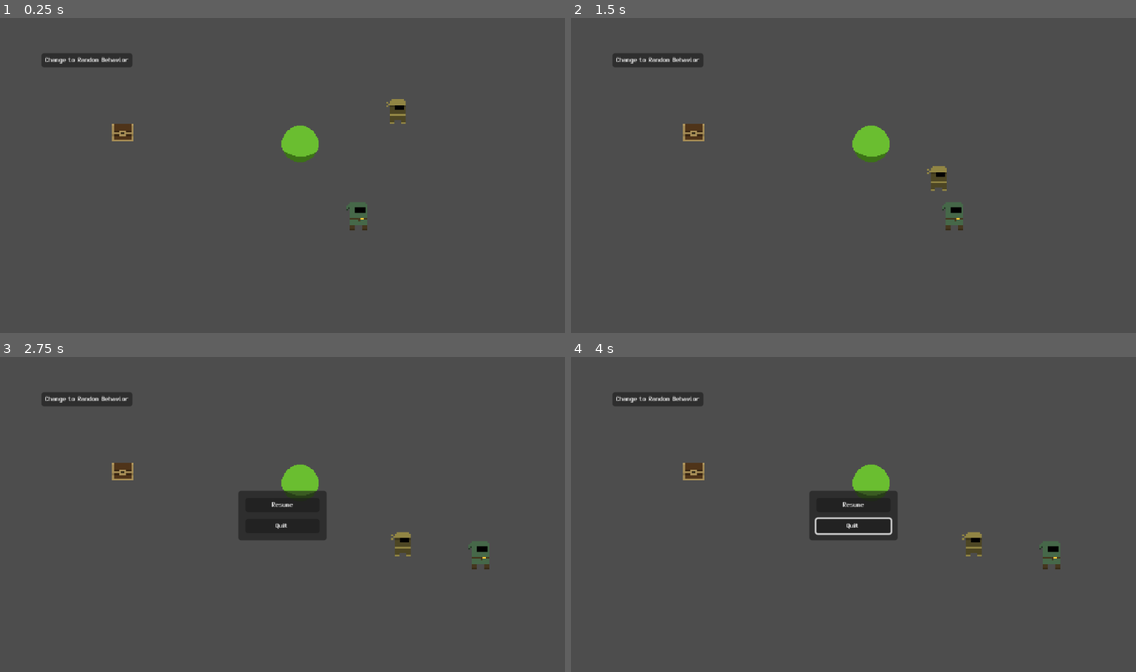
Above: before the commit, frames 1-4 (two rows, left to right).
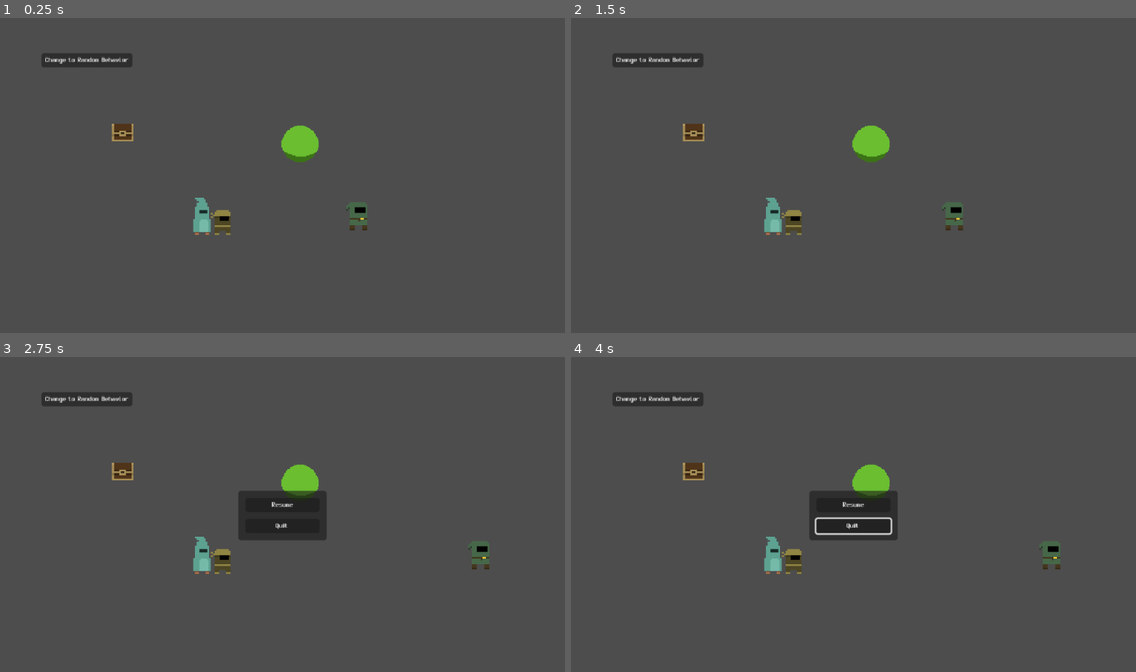
Above: after the commit, the same moments.

Repository: refrka/123Rpg
Game: Godot game, scene res://game_root.tscn
Same seed, same stepped clock (60 frames per second), same inputs: the game is played once before the commit and once after it.
Inputs (mouse positions are in pixels of both pictures, inside the frame that each line leads up to):
- Up to frame 1 (0.25 s): no input
- Up to frame 2 (1.5 s): click "Change to Random Behavior" at 0.5 s; move the mouse to (977, 159) at 1.27 s; hold D (move_right) from 1.28 s (still down); hold E (interact) from 1.28 s (still down); click (977, 159) at 1.42 s
- Up to frame 3 (2.75 s): move the mouse to (169, 530) at 2.02 s; release D (move_right) at 2.03 s; release E (interact) at 2.03 s; hold Escape (back) from 2.03 s (still down); tap E (interact) at 2.1 s
- Up to frame 4 (4 s): release Escape (back) at 2.75 s; click "Resume" at 2.75 s; tap Enter at 3.5 s; move the mouse to (910, 445) at 3.52 s; hold D (move_right) from 3.53 s (still down); hold Tab (profile) from 3.53 s (still down); tap E (interact) at 3.8 s

The runs differ from the first frame. In frame 1, 0.7% of the frame differs, in the area x 34-72%, y 25-69%; in frame 2, 0.7%; in frame 3, 0.7%, in the area x 34-73%, y 55-69%; in frame 4, 0.7%.

Commit message:
Trying to make a second, forced route for entity interactions using the InteractWithEntityCommand. Got it working with the ResourceBush.

Diff:
--- a/entity/character_node.tscn
+++ b/entity/character_node.tscn
@@ -52,6 +52,8 @@
 debug_color = Color(0.12565511, 0.5359635, 0.9999501, 0)
 
 [node name="VisionSensor" type="Area2D" parent="." unique_id=1364341677]
+collision_layer = 0
+collision_mask = 7
 script = ExtResource("2_mbyps")
 
 [node name="CollisionShape2D" type="CollisionShape2D" parent="VisionSensor" unique_id=1241352674]
--- /dev/null
+++ b/entity/characters/enemies/apprentice.tscn
@@ -0,0 +1,63 @@
+[gd_scene format=3 uid="uid://ct6b4i5lfxh4m"]
+
+[ext_resource type="PackedScene" uid="uid://bcb5k64hx4wh8" path="res://entity/character_node.tscn" id="1_fvy01"]
+[ext_resource type="Resource" uid="uid://d30u1j4gdj006" path="res://entity/characters/enemies/apprentice_def.tres" id="2_ad2my"]
+[ext_resource type="Texture2D" uid="uid://o2cxkri0yec0" path="res://entity/characters/enemies/apprentice_sprite.png" id="2_jnkc7"]
+[ext_resource type="Script" uid="uid://d2slfsrbftgcw" path="res://system/component/interactable_component.gd" id="4_wugme"]
+
+[sub_resource type="CapsuleShape2D" id="CapsuleShape2D_ad2my"]
+radius = 6.0
+height = 20.0
+
+[sub_resource type="CircleShape2D" id="CircleShape2D_wugme"]
+radius = 189.00264
+
+[sub_resource type="RectangleShape2D" id="RectangleShape2D_jnkc7"]
+size = Vector2(20, 18)
+
+[sub_resource type="RectangleShape2D" id="RectangleShape2D_aajxx"]
+size = Vector2(16, 14)
+
+[sub_resource type="CircleShape2D" id="CircleShape2D_bg5s2"]
+radius = 34.132095
+
+[node name="Apprentice" unique_id=1179065956 instance=ExtResource("1_fvy01")]
+entity_def = ExtResource("2_ad2my")
+
+[node name="BodySprite" parent="VisualRoot/BodyVisualRoot" parent_id_path=PackedInt32Array(312874977) index="1" unique_id=302384902]
+position = Vector2(0, -24)
+texture = ExtResource("2_jnkc7")
+
+[node name="CombatSprite" parent="VisualRoot/CombatVisualRoot" parent_id_path=PackedInt32Array(1666789074) index="0" unique_id=1245738592]
+position = Vector2(0, -15)
+
+[node name="BodyCollision" parent="." index="1" unique_id=1637569305]
+position = Vector2(0, -6)
+rotation = 1.5707964
+shape = SubResource("CapsuleShape2D_ad2my")
+
+[node name="CollisionShape2D" parent="VisionSensor" parent_id_path=PackedInt32Array(1364341677) index="0" unique_id=1241352674]
+shape = SubResource("CircleShape2D_wugme")
+
+[node name="CollisionShape2D" parent="BodyHurtbox" parent_id_path=PackedInt32Array(869768629) index="0" unique_id=248750470]
+position = Vector2(0, -9)
+shape = SubResource("RectangleShape2D_jnkc7")
+
+[node name="CollisionShape2D2" type="CollisionShape2D" parent="BodyHurtbox" parent_id_path=PackedInt32Array(869768629) index="1" unique_id=1393730462]
+position = Vector2(0, -25)
+shape = SubResource("RectangleShape2D_aajxx")
+debug_color = Color(0.5661667, 0.79, 0, 0)
+
+[node name="CollisionShape2D" parent="InteractionSensor" parent_id_path=PackedInt32Array(835967870) index="0" unique_id=1415403427]
+position = Vector2(0, -15)
+shape = SubResource("CircleShape2D_bg5s2")
+
+[node name="CenterMarker" parent="." index="5" unique_id=1102797740]
+position = Vector2(0, -15)
+
+[node name="InteractableComponent" type="Node" parent="ComponentRoot" parent_id_path=PackedInt32Array(1298652872) index="6" unique_id=1403954542]
+script = ExtResource("4_wugme")
+metadata/_custom_type_script = "uid://d2slfsrbftgcw"
+
+[editable path="VisualRoot/CombatVisualRoot/CombatSprite/CombatHitbox"]
+[editable path="BodyHurtbox"]
--- /dev/null
+++ b/entity/characters/enemies/apprentice_def.tres
@@ -0,0 +1,9 @@
+[gd_resource type="Resource" script_class="CharacterDef" format=3 uid="uid://d30u1j4gdj006"]
+
+[ext_resource type="Script" uid="uid://bkum3t6uspol8" path="res://entity/character_def.gd" id="1_oww0p"]
+
+[resource]
+script = ExtResource("1_oww0p")
+entity_id = &"apprentice"
+display_name = "Apprentice"
+metadata/_custom_type_script = "uid://bkum3t6uspol8"
--- a/entity/characters/enemies/thief_def.tres
+++ b/entity/characters/enemies/thief_def.tres
@@ -6,75 +6,33 @@
 [ext_resource type="Script" uid="uid://b4ot86r6gtxvc" path="res://system/behavior/behavior_phase.gd" id="3_f0ixx"]
 [ext_resource type="Script" uid="uid://due8im487owbs" path="res://system/behavior/behavior_profile.gd" id="4_0yde7"]
 [ext_resource type="Script" uid="uid://d00xm1l5u6bf1" path="res://system/command/command.gd" id="4_yuoec"]
-[ext_resource type="Script" uid="uid://bmj3ig5p45sje" path="res://system/command/move_to_position_command.gd" id="5_f0ixx"]
-[ext_resource type="Script" uid="uid://rbg77ld041kx" path="res://system/command/move_to_entity_command.gd" id="6_0yde7"]
-[ext_resource type="Script" uid="uid://ba6thtkw6h53" path="res://system/command/force_player_interaction_command.gd" id="7_5on3h"]
+[ext_resource type="Script" uid="uid://d4extd2fjk4ob" path="res://system/behavior/attribute_baseline.gd" id="6_0yde7"]
+[ext_resource type="Script" uid="uid://cygl0q6xi11rl" path="res://system/command/interact_with_entity_command.gd" id="7_5on3h"]
 
-[sub_resource type="Resource" id="Resource_yuoec"]
-script = ExtResource("5_f0ixx")
-target_position = Vector2(450, 100)
-await_result = true
-metadata/_custom_type_script = "uid://bmj3ig5p45sje"
+[sub_resource type="Resource" id="Resource_c2byy"]
+script = ExtResource("7_5on3h")
+metadata/_custom_type_script = "uid://cygl0q6xi11rl"
 
-[sub_resource type="Resource" id="Resource_0yde7"]
-script = ExtResource("5_f0ixx")
-target_position = Vector2(100, 100)
-metadata/_custom_type_script = "uid://bmj3ig5p45sje"
-
-[sub_resource type="Resource" id="Resource_5on3h"]
+[sub_resource type="Resource" id="Resource_qsiu4"]
 script = ExtResource("3_f0ixx")
-phase_commands = Array[ExtResource("4_yuoec")]([SubResource("Resource_yuoec"), SubResource("Resource_0yde7")])
+phase_commands = Array[ExtResource("4_yuoec")]([SubResource("Resource_c2byy")])
 metadata/_custom_type_script = "uid://b4ot86r6gtxvc"
 
-[sub_resource type="Resource" id="Resource_glfif"]
+[sub_resource type="Resource" id="Resource_h28ch"]
 script = ExtResource("1_mdlmf")
-display_name = "Wander"
-phases = Array[ExtResource("3_f0ixx")]([SubResource("Resource_5on3h")])
+display_name = "Thief behavior"
+phases = Array[ExtResource("3_f0ixx")]([SubResource("Resource_qsiu4")])
+requires_disposition = true
 metadata/_custom_type_script = "uid://bkpp3kbsa48gg"
 
-[sub_resource type="Resource" id="Resource_hv6ro"]
-script = ExtResource("5_f0ixx")
-target_position = Vector2(300, 150)
-metadata/_custom_type_script = "uid://bmj3ig5p45sje"
-
-[sub_resource type="Resource" id="Resource_cku0k"]
-script = ExtResource("3_f0ixx")
-phase_commands = Array[ExtResource("4_yuoec")]([SubResource("Resource_hv6ro")])
-metadata/_custom_type_script = "uid://b4ot86r6gtxvc"
-
-[sub_resource type="Resource" id="Resource_bqwre"]
-script = ExtResource("1_mdlmf")
-display_name = "1"
-phases = Array[ExtResource("3_f0ixx")]([SubResource("Resource_cku0k")])
-metadata/_custom_type_script = "uid://bkpp3kbsa48gg"
-
-[sub_resource type="Resource" id="Resource_0o8ui"]
+[sub_resource type="Resource" id="Resource_3h77l"]
 script = ExtResource("6_0yde7")
-metadata/_custom_type_script = "uid://rbg77ld041kx"
-
-[sub_resource type="Resource" id="Resource_cmfsp"]
-script = ExtResource("7_5on3h")
-
-[sub_resource type="Resource" id="Resource_tw7lw"]
-script = ExtResource("3_f0ixx")
-phase_commands = Array[ExtResource("4_yuoec")]([SubResource("Resource_0o8ui"), SubResource("Resource_cmfsp")])
-metadata/_custom_type_script = "uid://b4ot86r6gtxvc"
-
-[sub_resource type="Resource" id="Resource_qtcbl"]
-script = ExtResource("1_mdlmf")
-display_name = "2"
-phases = Array[ExtResource("3_f0ixx")]([SubResource("Resource_tw7lw")])
-metadata/_custom_type_script = "uid://bkpp3kbsa48gg"
-
-[sub_resource type="Resource" id="Resource_f0ixx"]
-script = ExtResource("1_mdlmf")
-display_name = "3"
-phases = Array[ExtResource("3_f0ixx")]([SubResource("Resource_tw7lw")])
-metadata/_custom_type_script = "uid://bkpp3kbsa48gg"
+metadata/_custom_type_script = "uid://d4extd2fjk4ob"
 
 [sub_resource type="Resource" id="Resource_lr5gl"]
 script = ExtResource("4_0yde7")
-behaviors = Array[ExtResource("1_mdlmf")]([SubResource("Resource_glfif"), SubResource("Resource_bqwre"), SubResource("Resource_qtcbl"), SubResource("Resource_f0ixx")])
+behaviors = Array[ExtResource("1_mdlmf")]([SubResource("Resource_h28ch")])
+default_baseline = SubResource("Resource_3h77l")
 metadata/_custom_type_script = "uid://due8im487owbs"
 
 [sub_resource type="Resource" id="Resource_rgyib"]
--- a/entity/entity_node.gd
+++ b/entity/entity_node.gd
@@ -40,6 +40,26 @@
 
 	initialized = true
 
+	if vision_sensor:
+
+		vision_sensor.initialize(self)
+
+	if interaction_sensor:
+
+		interaction_sensor.initialize(self)
+
+	if body_hurtbox:
+
+		body_hurtbox.initialize(self)
+
+	if combat_hitbox:
+
+		combat_hitbox.initialize(self)
+
+	if !inventory:
+
+		inventory = Inventory.new()
+
 	for component in component_root.get_children():
 
 		component._initialize(self)
@@ -48,134 +68,128 @@
 
 		state_machine._initialize(self)
 
+	inventory.initialize()
+
+
+
+
+
+
+
+
+func get_state(state_script: Script) -> State:
+
+	if state_machine:
+
+		return state_machine.get_state(state_script)
+
+	return null
+
+
+
+
+func get_component(component_script: Script) -> Component:
+
+	for component in component_root.get_children():
+
+		if component.get_component_script() == component_script:
+
+			return component
+
+	return null
+
+
+
+
+func get_interactable_component() -> InteractableComponent:
+
+	for component in component_root.get_children():
+
+		if component is InteractableComponent:
+
+			return component
+
+	return null
+
+
+
+
+
+
+
+
+
+
+func _activate() -> void:
+
+	if active:
+
+		return
+
+	active = true
+
 	if interaction_sensor:
 
-		interaction_sensor.initialize(self)
+		interaction_sensor.activate()
+
+	if vision_sensor:
+
+		vision_sensor.activate()
 
 	if body_hurtbox:
 
-		body_hurtbox.initialize(self)
+		body_hurtbox.activate()
 
 	if combat_hitbox:
 
-		combat_hitbox.initialize(self)
-
-	if !inventory:
-
-		inventory = Inventory.new()
-
-	inventory.initialize()
-
-
-
-
-
-
-
-
-func get_state(state_script: Script) -> State:
-
-	if state_machine:
-
-		return state_machine.get_state(state_script)
-
-	return null
-
-
-
-
-func get_component(component_script: Script) -> Component:
-
-	for component in component_root.get_children():
-
-		if component.get_component_script() == component_script:
-
-			return component
-
-	return null
-
-
-
-
-func get_interactable_component() -> InteractableComponent:
-
-	for component in component_root.get_children():
-
-		if component is InteractableComponent:
-
-			return component
-
-	return null
-
-
-
-
-
-
-
-
-
-
-func _activate() -> void:
-
-	if active:
+		combat_hitbox.activate()
+
+	await get_tree().physics_frame
+
+	for component in component_root.get_children():
+
+		if component.initialized:
+
+			component._activate()
+
+	if state_machine:
+
+		state_machine._activate()
+
+
+
+
+
+func _deactivate() -> void:
+
+	if !active:
 
 		return
 
-	active = true
-
-	for component in component_root.get_children():
-
-		if component.initialized:
-
-			component._activate()
-
-	if state_machine:
-
-		state_machine._activate()
+	active = false
+
+	for component in component_root.get_children():
+
+		component._deactivate()
+
+	if state_machine:
+
+		state_machine._deactivate()
 
 	if interaction_sensor:
 
-		interaction_sensor.activate()
+		interaction_sensor.deactivate()
+
+	if vision_sensor:
+
+		vision_sensor.deactivate()
 
 	if body_hurtbox:
 
-		body_hurtbox.activate()
+		body_hurtbox.deactivate()
 
 	if combat_hitbox:
 
-		combat_hitbox.activate()
-
-
-
-
-
-func _deactivate() -> void:
-
-	if !active:
-
-		return
-
-	active = false
-
-	for component in component_root.get_children():
-
-		component._deactivate()
-
-	if state_machine:
-
-		state_machine._deactivate()
-
-	if interaction_sensor:
-
-		interaction_sensor.deactivate()
-
-	if body_hurtbox:
-
-		body_hurtbox.deactivate()
-
-	if combat_hitbox:
-
 		combat_hitbox.deactivate()
 
 
--- a/entity/objects/resources/resource_bush.tscn
+++ b/entity/objects/resources/resource_bush.tscn
@@ -47,7 +47,7 @@
 
 [node name="ResourceComponent" parent="ComponentRoot" parent_id_path=PackedInt32Array(1707679954) index="2" unique_id=1759899807 node_paths=PackedStringArray("progress_bar")]
 progress_bar = NodePath("../../Control/ProgressBar")
-interaction_duration = 0.5
+interaction_duration = 3.0
 
 [node name="Control" type="Control" parent="." index="6" unique_id=457003408]
 layout_mode = 3
--- a/location/location.tscn
+++ b/location/location.tscn
@@ -4,6 +4,7 @@
 [ext_resource type="PackedScene" uid="uid://d3v01cnw30pli" path="res://player/player.tscn" id="2_tm4m8"]
 [ext_resource type="PackedScene" uid="uid://cl0n4dxbs3gfe" path="res://entity/characters/enemies/thief.tscn" id="3_3qwiq"]
 [ext_resource type="PackedScene" uid="uid://oqlfj2v8q7sm" path="res://entity/objects/resources/resource_bush.tscn" id="5_jbmeb"]
+[ext_resource type="PackedScene" uid="uid://ct6b4i5lfxh4m" path="res://entity/characters/enemies/apprentice.tscn" id="6_0na8r"]
 [ext_resource type="PackedScene" uid="uid://t81hf3p6dau5" path="res://entity/objects/containers/small_chest.tscn" id="6_jbmeb"]
 
 [sub_resource type="NavigationPolygon" id="NavigationPolygon_me77t"]
@@ -29,7 +30,10 @@
 position = Vector2(406, 241)
 
 [node name="Thief" parent="YSortRoot" unique_id=1386622407 instance=ExtResource("3_3qwiq")]
-position = Vector2(451, 140)
+position = Vector2(252, 246)
+
+[node name="Apprentice" parent="YSortRoot" unique_id=1183379793 instance=ExtResource("6_0na8r")]
+position = Vector2(229, 246)
 
 [node name="TileMapLayer" type="TileMapLayer" parent="." unique_id=1121169985]
 
--- a/system/behavior/behavior.gd
+++ b/system/behavior/behavior.gd
@@ -13,6 +13,8 @@
 @export var phases: Array[BehaviorPhase]
 
 @export var baseline_score:= 0.5
+
+@export var requires_disposition:= false
 
 var current_phase_index:= -1
 
--- a/system/behavior/disposition.gd
+++ b/system/behavior/disposition.gd
@@ -1 +1,8 @@
 class_name Disposition extends RefCounted
+
+
+
+
+
+
+var target_entity: EntityNode
--- a/system/command/interact_with_entity_command.gd
+++ b/system/command/interact_with_entity_command.gd
@@ -2,7 +2,14 @@
 
 
 
-var interaction_component: InteractionComponent
+@export var duration:= -1.0
+
+var target_interactable_component: InteractableComponent
+
+var interaction_timer: SceneTreeTimer
+
+
+
 
 
 
@@ -10,9 +17,56 @@
 
 	super(_blackboard)
 
-	_set_result(Result.PENDING)
+	var target_disposition = blackboard.get_value("target_disposition")
+
+	if !target_disposition:
+
+		_set_result(Result.FAILURE)
+
+	else:
+
+		var target_entity = target_disposition.target_entity
+
+		if !target_entity or target_entity is Player:
+
+			_set_result(Result.FAILURE)
+
+			return result
+
+		target_interactable_component = target_entity.get_interactable_component()
+
+		if duration == -1.0:
+
+			duration = target_interactable_component.interaction_duration
+
+		var blackboard_duration = blackboard.get_value("duration", null)
+
+		if blackboard_duration != null:
+
+			duration = blackboard_duration
+
+		if duration > 0.0:
+
+			target_interactable_component._start(false)
+
+			interaction_timer = Game.get_tree().create_timer(duration)
+
+			interaction_timer.timeout.connect(_on_interaction_timeout)
+
+			_set_result(Result.PENDING)
+
+		else:
+
+			target_interactable_component._complete()
+
+			_set_result(Result.SUCCESS)
 
 	return result
+
+
+
+
+
 
 
 
@@ -20,3 +74,34 @@
 func _cancel() -> void:
 
 	super()
+
+	if interaction_timer:
+
+		interaction_timer.timeout.disconnect(_on_interaction_timeout)
+
+		target_interactable_component._cancel()
+
+
+
+
+
+
+
+
+
+
+
+
+
+
+
+
+func _on_interaction_timeout() -> void:
+
+	interaction_timer = null
+
+	target_interactable_component._complete()
+
+	_set_result(Result.SUCCESS)
+
+	command_executed.emit()
--- a/system/component/behavior_component.gd
+++ b/system/component/behavior_component.gd
@@ -25,6 +25,10 @@
 
 	super(_entity)
 
+	entity.vision_sensor.entity_entered_sensor.connect(_on_entity_entered_sensor)
+
+	entity.vision_sensor.entity_exited_sensor.connect(_on_entity_exited_sensor)
+
 	for behavior in entity.entity_def.behavior_profile.behaviors:
 
 		var b = behavior.duplicate(true)
@@ -40,6 +44,29 @@
 
 
 
+func get_nearest_disposition() -> Disposition:
+
+	var nearest_disposition: Disposition = null
+
+	var nearest_distance:= INF
+
+	for disposition in dispositions:
+
+		var distance = entity.global_position.distance_to(disposition.target_entity.global_position)
+
+		if !nearest_disposition or distance < nearest_distance:
+
+			nearest_disposition = disposition
+
+			nearest_distance = distance
+
+	return nearest_disposition
+
+
+
+
+
+
 
 
 func _evaluate_all(target_disposition: Disposition = null) -> void:
@@ -49,6 +76,10 @@
 	var best_behavior: Behavior = null
 
 	for behavior in behaviors:
+
+		if !target_disposition and behavior.requires_disposition:
+
+			target_disposition = get_nearest_disposition()
 
 		var score = behavior._evaluate(target_disposition)
 
@@ -87,12 +118,50 @@
 
 
 
+func _generate_disposition(target_entity: EntityNode) -> Disposition:
+
+	var disposition = Disposition.new()
+
+	disposition.target_entity = target_entity
+
+	dispositions.append(disposition)
+
+	return disposition
+
+
+
+
+
 
 func _activate() -> void:
 
 	super()
 
-	_evaluate_all()
+	await get_tree().physics_frame
+
+	_evaluate_all.call_deferred()
+
+
+
+
+
+
+
+
+
+
+
+
+func _get_disposition(target_entity: EntityNode) -> Disposition:
+
+	for disposition in dispositions:
+
+		if disposition.target_entity == target_entity:
+
+			return disposition
+
+	return null
+
 
 
 
@@ -105,3 +174,21 @@
 func _on_evaluation_requested() -> void:
 
 	_evaluate_all()
+
+
+
+
+func _on_entity_entered_sensor(entity_node: EntityNode) -> void:
+
+	var disposition = _get_disposition(entity_node)
+
+	if !disposition:
+
+		_generate_disposition(entity_node)
+
+
+
+
+func _on_entity_exited_sensor(entity_node: EntityNode) -> void:
+
+	pass
--- a/system/component/container_component.gd
+++ b/system/component/container_component.gd
@@ -3,7 +3,7 @@
 
 
 
-func _start() -> void:
+func _start(_show_progress:= true) -> void:
 
 	var container_overlay = UI.activate_overlay(ContainerOverlay)
 
--- a/system/component/interactable_component.gd
+++ b/system/component/interactable_component.gd
@@ -36,7 +36,7 @@
 
 
 
-func _start() -> void:
+func _start(_show_progress:= true) -> void:
 
 	var dialogue_overlay = UI.activate_overlay(DialogueOverlay)
 
--- a/system/component/interaction_component.gd
+++ b/system/component/interaction_component.gd
@@ -132,8 +132,8 @@
 
 
 
+
 func _end_interaction() -> void:
-
 	if current_target_interactable_component.end_requested.is_connected(_on_interactable_end_requested):
 
 		current_target_interactable_component.end_requested.disconnect(_on_interactable_end_requested)
@@ -208,8 +208,6 @@
 
 
 
-
-
 func _on_interact_pressed() -> void:
 
 	if !_is_interacting():
@@ -226,6 +224,8 @@
 
 
 
+
+
 func _on_interact_released() -> void:
 
 	if _is_interacting() and interaction_timer > 0.0:
--- a/system/component/resource_component.gd
+++ b/system/component/resource_component.gd
@@ -8,15 +8,18 @@
 
 
 
-func _start() -> void:
+func _start(show_progress:= true) -> void:
 
-	progress_bar.show()
+	if show_progress:
+
+		progress_bar.show()
 
 
 
 
 
-func _cancel() -> void:
+
+func _end() -> void:
 
 	progress_bar.hide()
 
@@ -24,9 +27,9 @@
 
 
 
+
+
 func _complete() -> void:
-
-	progress_bar.hide()
 
 	var apple_def = load("res://item/consumables/food/apple_def.tres")
 
--- /dev/null
+++ b/system/interaction/interaction.gd
@@ -0,0 +1,9 @@
+class_name Interaction extends RefCounted
+
+
+
+
+
+var actor: EntityNode
+
+var target: EntityNode
--- a/system/sensor/sensor.gd
+++ b/system/sensor/sensor.gd
@@ -75,7 +75,7 @@
 
 	var nearest_entity: EntityNode = null
 
-	var nearest_distance:= -INF
+	var nearest_distance:= INF
 
 	for _entity in entities:
 
--- a/system/state/body_busy_state.gd
+++ b/system/state/body_busy_state.gd
@@ -1 +1,18 @@
 class_name BodyBusyState extends BodyState
+
+
+
+
+
+
+
+
+func _enter() -> void:
+
+	super()
+
+	var movement_component = entity.get_component(MovementComponent)
+
+	if movement_component:
+
+		movement_component.halt()
Binary file added: entity/characters/enemies/apprentice_sprite.png
Not shown, added: entity/characters/enemies/apprentice_sprite.png.import
Not shown, added: system/interaction/interaction.gd.uid
